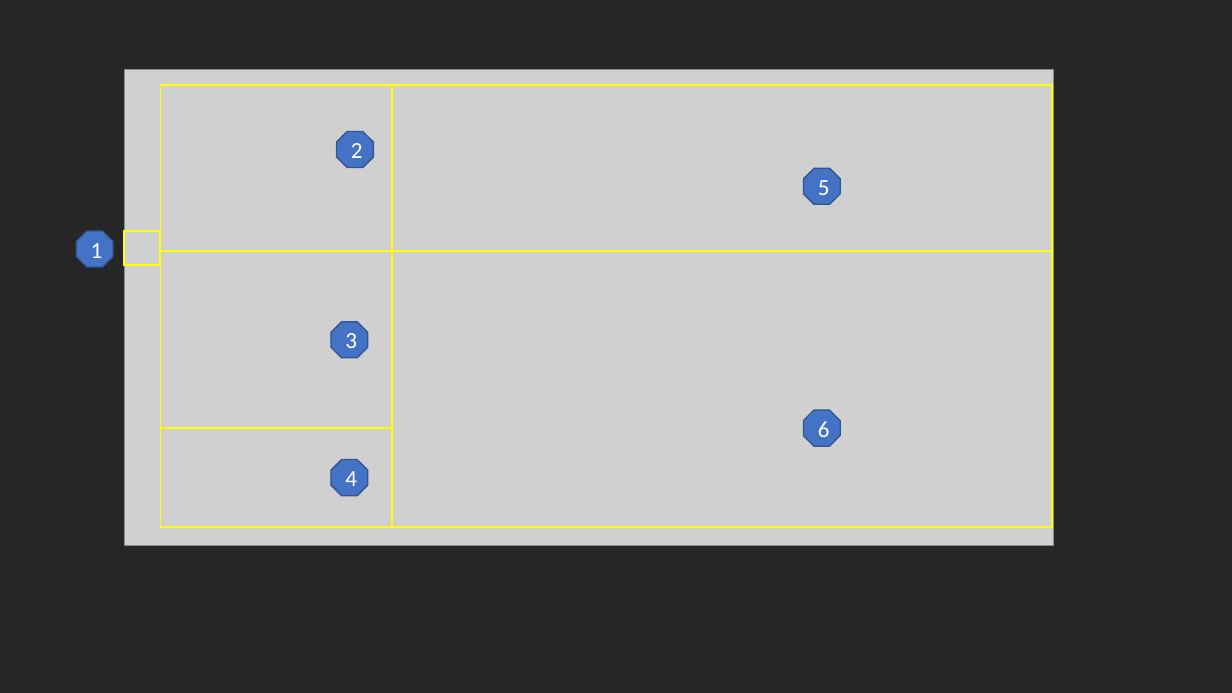
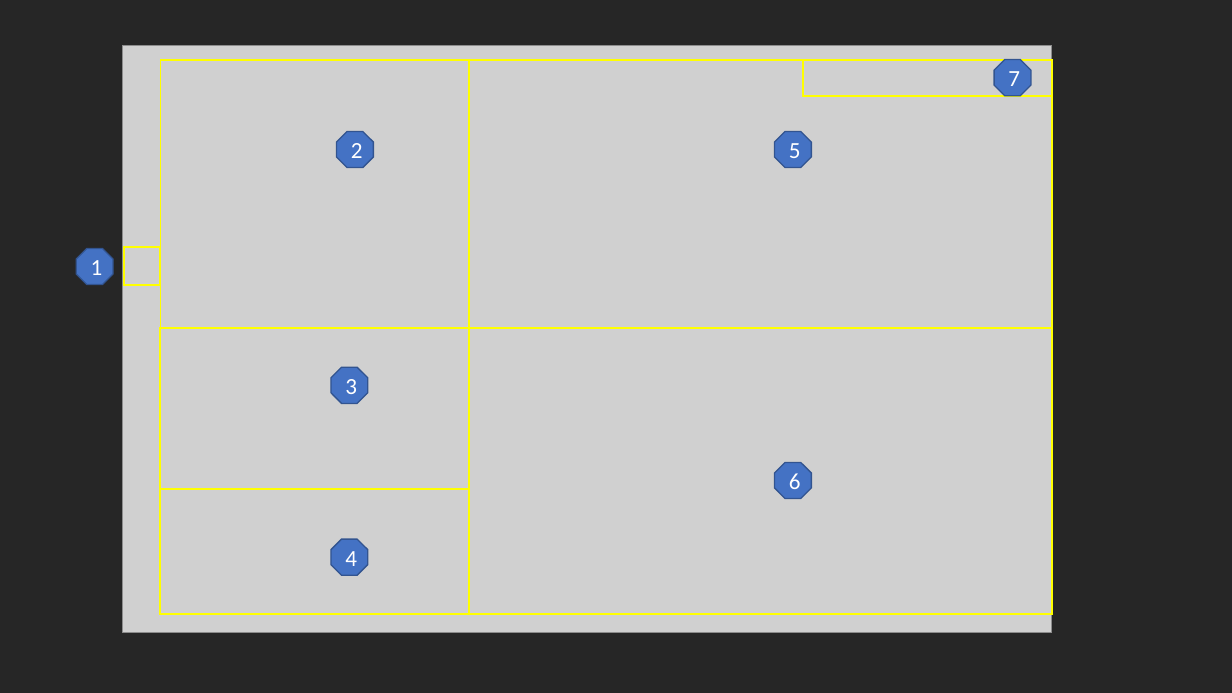
Before and after one commit to nasa/vscode-pvs, a slide deck: slide 1 of vscode-pvs/screenshots/vscode-pvs-user-interface.pptx. Drawn at 1232x693 pixels with LibreOffice and Linux fonts; fonts in the diff are those of the drawing; grey boxes stand for pictures. Boxes give left, top, right and bottom in pixels: in the first picture for what was removed or moved away, otherwise in the second. Text is boxed around its words. In the diff, an @@ line names an element or a change of style, - is before the commit and + after.

```diff
--- a/vscode-pvs/screenshots/vscode-pvs-user-interface.pptx
+++ b/vscode-pvs/screenshots/vscode-pvs-user-interface.pptx
@@ picture: place and size @@
-picture at bbox=[124, 70, 1053, 546]
+picture at bbox=[123, 45, 1053, 632]
@@ octagon added at bbox=[994, 59, 1031, 95], fill #4472C4, outline #325491 1 pt, 18 pt, text #FFFFFF @@
+7
@@ rectangle: place and size @@
-rectangle at bbox=[161, 85, 392, 251]
+rectangle at bbox=[161, 60, 470, 328]
@@ rectangle: place and size @@
-rectangle at bbox=[393, 85, 1053, 251]
+rectangle at bbox=[470, 60, 1053, 328]
@@ rectangle added at bbox=[804, 60, 1053, 96], outline #FFFF00 1.5 pt @@
@@ octagon "5": place and size @@
-octagon "5" at bbox=[804, 168, 841, 204]
+octagon "5" at bbox=[775, 131, 811, 167]
@@ octagon "1": place and size @@
-octagon "1" at bbox=[77, 231, 114, 267]
+octagon "1" at bbox=[77, 249, 114, 285]
@@ rectangle: place and size @@
-rectangle at bbox=[124, 231, 161, 265]
+rectangle at bbox=[124, 248, 161, 285]
@@ rectangle: place and size @@
-rectangle at bbox=[161, 251, 392, 428]
+rectangle at bbox=[161, 328, 470, 489]
@@ rectangle: place and size @@
-rectangle at bbox=[392, 251, 1053, 527]
+rectangle at bbox=[470, 328, 1053, 614]
@@ octagon "3": place and size @@
-octagon "3" at bbox=[331, 322, 368, 358]
+octagon "3" at bbox=[331, 368, 368, 404]
@@ octagon "6": place and size @@
-octagon "6" at bbox=[804, 410, 841, 446]
+octagon "6" at bbox=[775, 463, 811, 499]
@@ rectangle: place and size @@
-rectangle at bbox=[161, 428, 392, 527]
+rectangle at bbox=[161, 489, 470, 614]
@@ octagon "4": place and size @@
-octagon "4" at bbox=[331, 459, 368, 495]
+octagon "4" at bbox=[331, 540, 368, 576]
```
Also in this commit, not shown: 3 other files.
